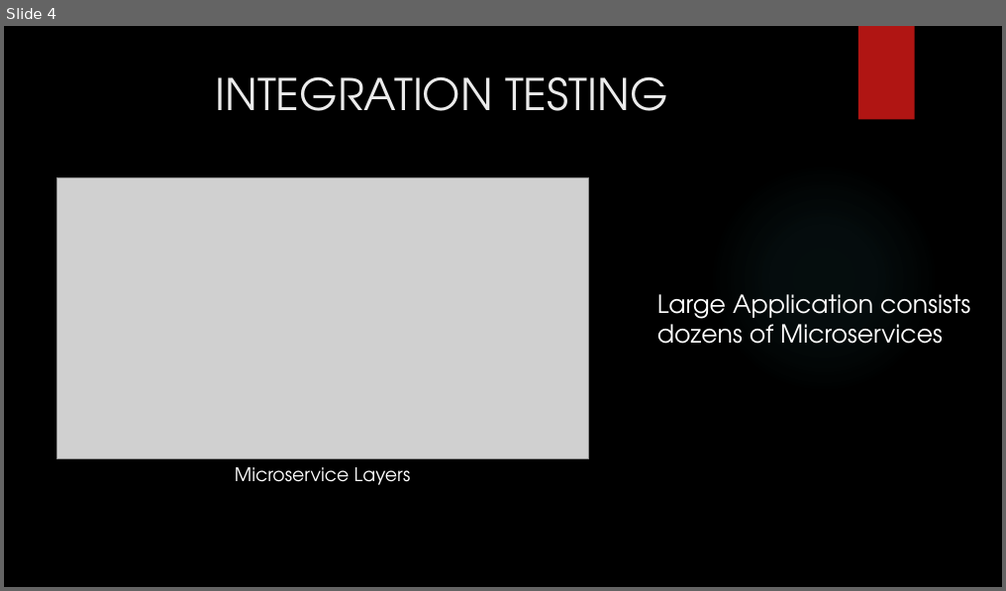
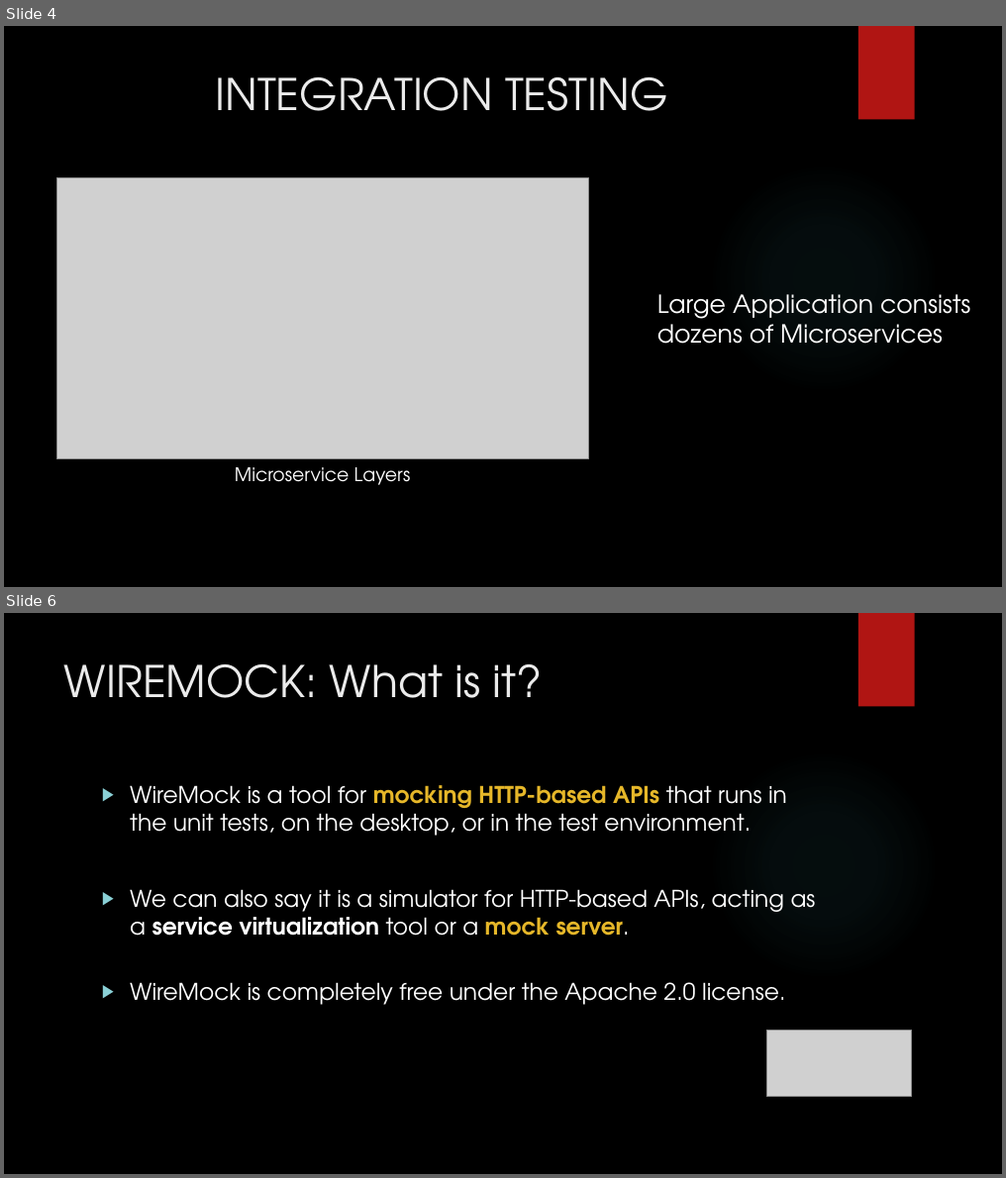
Before and after one commit to SubhajitSaha7/Angular, a slide deck: WireMock_DFSSubhajitSaha.pptx. Shown one above the other, each under a label of ours: slide 4 before the commit, slides 4 and 6 after it; the slides between them are not shown. The pictures are 1006x591 and 1006x1178 pixels, drawn with LibreOffice and Linux fonts; fonts in the diff are those of the drawing; grey boxes stand for pictures; background and template pictures are left out. Boxes give left, top, right and bottom in pixels: in the first picture for what was removed or moved away, otherwise in the second. Text is boxed around its words. In the diff, an @@ line names an element or a change of style, - is before the commit and + after.

```diff
--- a/WireMock_DFSSubhajitSaha.pptx
+++ b/WireMock_DFSSubhajitSaha.pptx
@@ slide 6 added at <box>4,613,1002,1174</box>, background picture (left out); not listed: 2 template elements that a slide beside it also shows @@
@@ title added at <box>64,664,543,698</box>, 42 pt, text #EBEBEB @@
+WIREMOCK: What is it?
@@ text added at <box>130,785,816,1005</box>, 22.2 pt, text #FFFFFF @@
+▶ WireMock is a tool for mocking HTTP-based APIs that runs in the unit tests, on the desktop, or in the test environment.
+▶ We can also say it is a simulator for HTTP-based APIs, acting as a service virtualization tool or a mock server.
+▶ WireMock is completely free under the Apache 2.0 license.
@@ picture added at <box>767,1031,912,1096</box> @@
```
Also in this commit, not shown: 14 other slides added, 1 slide removed.
